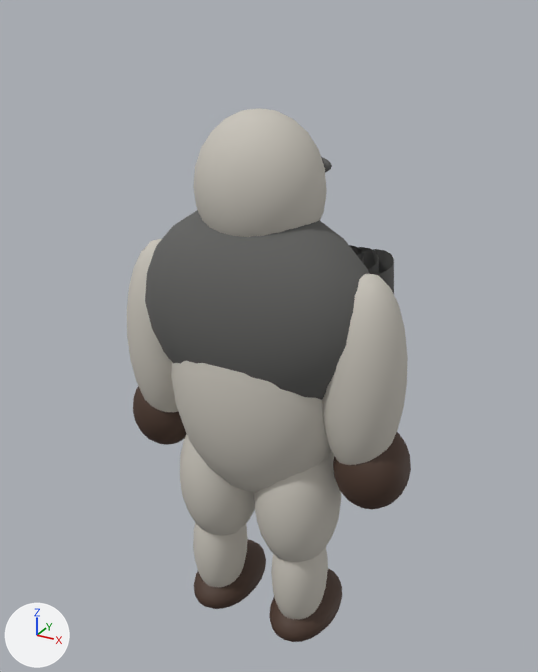
The FBX model Unreal/TibetPilgrimage/Assets/Figures/SnowKing.fbx as it was, and as the next commit left it.
Camera for both pictures: a 50 mm camera at (1.174, -2.054, 2.305) aimed at (0.005, 0.072, 1.243). Every picture has the same lights, and +X, +Y and +Z are marked at lower left. The first picture is the older version. Where no turn or scale is listed for an object, it has been applied to the vertices.

The first picture shows 'SnowKing'.
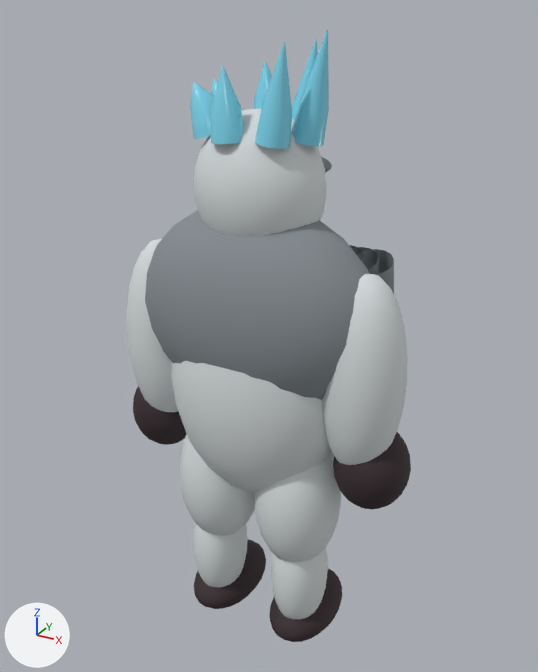
The change in detail:
Material 'MigoiSlateMane' (mat_migoislatemane) is new.
Its base color is (0.24, 0.27, 0.29) (grey #868e93).
Its roughness is 0.83.
Material 'MigoiIce' (mat_migoiice) is new.
Its base color is (0.22, 0.7, 0.88) (cyan #81daf1).
Its roughness is 0.25.
Material 'TsenGilt' (mat_tsengilt) is new.
Its base color is (0.8, 0.43, 0.085) (orange #e7af52).
Its roughness is 0.35.
Material 'TsenEbony' (mat_tsenebony) is new.
Its base color is (0.037, 0.022, 0.027) (dark grey #36292e).
Its roughness is 0.83.
Material 'MigoiWhiteFur' (mat_migoiwhitefur) is new.
Its base color is (0.68, 0.72, 0.73) (light grey #d7ddde).
Its roughness is 0.83.
me_snowking is used by ob_snowking; location (0.0, 0.0, 0.0).
me_snowking had 5558 vertices, 5808 faces and spanned x -0.57..0.57, y -0.25..0.28, z 0.01..2.03.
me_snowking no longer uses material mat_amber (orange #dda638).
me_snowking now has 5852 vertices, 6004 faces and spans x -0.57..0.57, y -0.25..0.28, z 0.01..2.25.
me_snowking part 1: a new loose piece of 42 vertices spanning x 0.11..0.23, y -0.03..0.07, z 1.93..2.25, in mat_migoiice (cyan #81daf1).
me_snowking part 2: a new loose piece of 42 vertices spanning x 0.05..0.16, y 0.07..0.17, z 1.93..2.22, in mat_migoiice (cyan #81daf1).
me_snowking part 3: a new loose piece of 42 vertices spanning x -0.09..0.02, y 0.1..0.2, z 1.94..2.15, in mat_migoiice (cyan #81daf1).
me_snowking part 4: a new loose piece of 42 vertices spanning x -0.21..-0.09, y 0.02..0.13, z 1.93..2.1, in mat_migoiice (cyan #81daf1).
me_snowking part 5: a new loose piece of 42 vertices spanning x -0.21..-0.09, y -0.09..0.02, z 1.93..2.1, in mat_migoiice (cyan #81daf1).
me_snowking part 6: a new loose piece of 42 vertices spanning x -0.09..0.02, y -0.16..-0.06, z 1.94..2.15, in mat_migoiice (cyan #81daf1).
me_snowking part 7: a new loose piece of 42 vertices spanning x 0.05..0.16, y -0.13..-0.03, z 1.93..2.22, in mat_migoiice (cyan #81daf1).
me_snowking part 8: 1200 faces spanning x -0.44..0.44, y -0.25..0.28, z 1.0..1.87 switch from mat_slate (dark grey #61615f) to mat_migoislatemane (grey #868e93).
me_snowking part 9: 2304 faces spanning x -0.54..0.54, y -0.25..0.25, z 0.08..2.03 switch from mat_snowfur (light grey #c8c4ba) to mat_migoiwhitefur (light grey #d7ddde).
me_snowking part 10: 1728 faces spanning x -0.57..0.57, y -0.14..0.28, z 0.01..1.79 switch from mat_leather (brown #4a352a) to mat_tsenebony (dark grey #36292e).
me_snowking gains material mat_tsengilt (orange #e7af52).
me_snowking gains material mat_migoiice (cyan #81daf1).

Changed parts and their boxes [x1, y1, x2, y2] in the pictures (538 x 672 px):
'SnowKing', reshaped (15% taller): before [127, 108, 411, 642]; after [127, 30, 411, 642]
part 1 of me_snowking, added (cyan): after [292, 30, 329, 147]
part 2 of me_snowking, added (cyan): after [292, 40, 318, 120]
part 3 of me_snowking, added (cyan): after [254, 61, 272, 109]
part 4 of me_snowking, added: after [211, 79, 218, 95]
part 5 of me_snowking, added (cyan): after [190, 82, 214, 139]
part 6 of me_snowking, added (cyan): after [211, 66, 244, 144]
part 7 of me_snowking, added (cyan): after [255, 42, 292, 149]
part 8 of me_snowking, recoloured (dark grey to grey): [145, 157, 394, 400] in both
part 9 of me_snowking, recoloured: [127, 108, 408, 620] in both
part 10 of me_snowking, recoloured: [133, 386, 411, 640] in both
